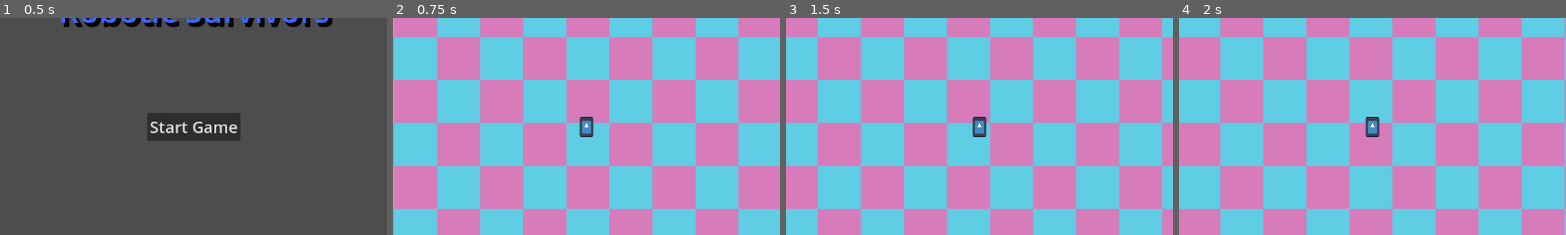
Above: before the commit, frames 1-4 (left to right).
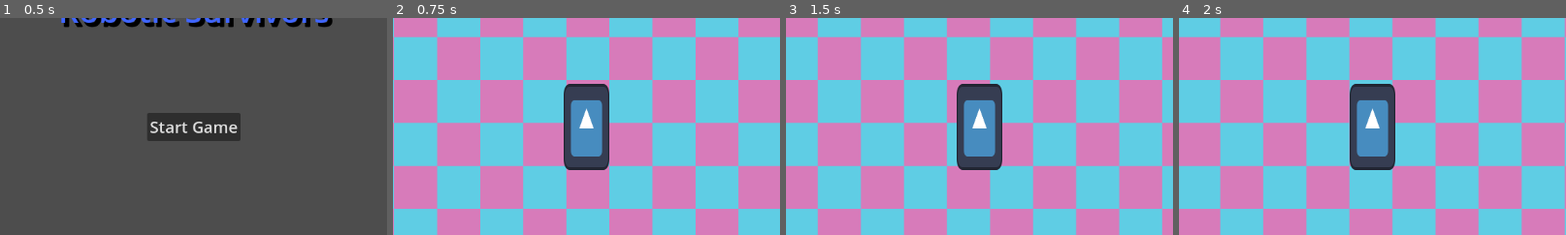
Above: after the commit, the same moments.

Repository: TeroOinonen/Robotic-Survivors
Game: Godot game, scene res://Scenes/UI/main_menu_ui.tscn
Same seed, same stepped clock (60 frames per second), same inputs: the game is played once before the commit and once after it. The engine's default icon, where the game draws it, is replaced by a stand-in: a white triangle on a blue panel in a dark square.
Inputs (mouse positions are % of the whole screen's width and height, from its top left):
- Up to frame 1 (0.5 s): no input
- Up to frame 2 (0.75 s): click "Start Game" at 0.5 s
- Up to frame 3 (1.5 s): tap Enter at 1.25 s; move the mouse to (72, 45) at 1.27 s; press the mouse at (72, 45) at 1.28 s; hold D (right) from 1.28 s (still down)
- Up to frame 4 (2 s): keep holding D (right)
The pictures show only the part of the screen within x 25-75%, y 25-75%; the shares and areas given below are measured in that part.

Frame 1 is identical in both runs. In frame 2, 4.6% of the frame differs, in the area x 44-56%, y 30-71%; in frame 3, 4.6%; in frame 4, 4.6%.

Commit message:
Initial enemy scene and control tower scene

Diff:
--- /dev/null
+++ b/Scenes/Entities/control_tower.tscn
@@ -0,0 +1,29 @@
+[gd_scene load_steps=4 format=3 uid="uid://ha4o7sbko1bc"]
+
+[ext_resource type="Texture2D" uid="uid://dhgixy7nns5xo" path="res://icon.svg" id="1_thdj4"]
+
+[sub_resource type="SpriteFrames" id="SpriteFrames_b2tov"]
+animations = [{
+"frames": [{
+"duration": 1.0,
+"texture": ExtResource("1_thdj4")
+}],
+"loop": true,
+"name": &"default",
+"speed": 5.0
+}]
+
+[sub_resource type="CircleShape2D" id="CircleShape2D_wdmi6"]
+radius = 64.0078
+
+[node name="ControlTower" type="Area2D"]
+y_sort_enabled = true
+collision_layer = 4
+collision_mask = 3
+
+[node name="AnimatedSprite2D" type="AnimatedSprite2D" parent="."]
+sprite_frames = SubResource("SpriteFrames_b2tov")
+autoplay = "default"
+
+[node name="CollisionShape2D" type="CollisionShape2D" parent="."]
+shape = SubResource("CircleShape2D_wdmi6")
--- /dev/null
+++ b/Scenes/Entities/enemy.tscn
@@ -0,0 +1,33 @@
+[gd_scene load_steps=5 format=3 uid="uid://bkiwkbee1keai"]
+
+[ext_resource type="Script" path="res://Scripts/enemy.gd" id="1_hppde"]
+[ext_resource type="Texture2D" uid="uid://dhgixy7nns5xo" path="res://icon.svg" id="1_lev15"]
+
+[sub_resource type="SpriteFrames" id="SpriteFrames_uylb0"]
+animations = [{
+"frames": [{
+"duration": 1.0,
+"texture": ExtResource("1_lev15")
+}],
+"loop": false,
+"name": &"default",
+"speed": 5.0
+}]
+
+[sub_resource type="CapsuleShape2D" id="CapsuleShape2D_r8f8c"]
+radius = 39.0
+height = 122.0
+
+[node name="Enemy" type="Area2D"]
+light_mask = 2
+visibility_layer = 2
+y_sort_enabled = true
+script = ExtResource("1_hppde")
+
+[node name="AnimatedSprite2D" type="AnimatedSprite2D" parent="."]
+scale = Vector2(0.609375, 0.953125)
+sprite_frames = SubResource("SpriteFrames_uylb0")
+autoplay = "default"
+
+[node name="CollisionShape2D" type="CollisionShape2D" parent="."]
+shape = SubResource("CapsuleShape2D_r8f8c")
--- a/Scenes/Entities/player.tscn
+++ b/Scenes/Entities/player.tscn
@@ -15,12 +15,18 @@
 }]
 
 [sub_resource type="CapsuleShape2D" id="CapsuleShape2D_2eslo"]
+radius = 33.0
+height = 128.0
 
 [node name="Player" type="CharacterBody2D"]
+light_mask = 2
+visibility_layer = 2
+y_sort_enabled = true
+collision_mask = 6
 script = ExtResource("1_kb8ds")
 
 [node name="AnimatedSprite2D" type="AnimatedSprite2D" parent="."]
-scale = Vector2(0.155, 0.234375)
+scale = Vector2(0.53125, 1)
 sprite_frames = SubResource("SpriteFrames_2qtun")
 autoplay = "default"
 
--- a/Scenes/game_view.tscn
+++ b/Scenes/game_view.tscn
@@ -1,8 +1,9 @@
-[gd_scene load_steps=4 format=3 uid="uid://n1mfulcmk3uh"]
+[gd_scene load_steps=5 format=3 uid="uid://n1mfulcmk3uh"]
 
 [ext_resource type="Script" path="res://Scenes/game_view.gd" id="1_oxny4"]
 [ext_resource type="PackedScene" uid="uid://cdhri236uuiq5" path="res://Scenes/Entities/player.tscn" id="2_7gkqo"]
 [ext_resource type="PackedScene" uid="uid://ccxds0ty1ux3t" path="res://Scenes/level_background.tscn" id="2_vf0l8"]
+[ext_resource type="PackedScene" uid="uid://ha4o7sbko1bc" path="res://Scenes/Entities/control_tower.tscn" id="4_wskkn"]
 
 [node name="GameView" type="Node2D"]
 script = ExtResource("1_oxny4")
@@ -11,3 +12,6 @@
 
 [node name="Player" parent="." instance=ExtResource("2_7gkqo")]
 position = Vector2(623, 389)
+
+[node name="ControlTower" parent="." instance=ExtResource("4_wskkn")]
+position = Vector2(772, 898)
--- /dev/null
+++ b/Scripts/enemy.gd
@@ -0,0 +1,18 @@
+extends Area2D
+
+const move_speed: float = 40
+
+var target_location: Vector2
+
+# Called when the node enters the scene tree for the first time.
+func _ready() -> void:
+	pass # Replace with function body.
+
+
+# Called every frame. 'delta' is the elapsed time since the previous frame.
+func _process(delta: float) -> void:
+	var direction = target_location - global_position
+
+	direction = direction.normalized()
+
+	global_position += direction * move_speed * delta
--- a/project.godot
+++ b/project.godot
@@ -47,3 +47,12 @@
 "events": [Object(InputEventKey,"resource_local_to_scene":false,"resource_name":"","device":-1,"window_id":0,"alt_pressed":false,"shift_pressed":false,"ctrl_pressed":false,"meta_pressed":false,"pressed":false,"keycode":0,"physical_keycode":69,"key_label":0,"unicode":101,"echo":false,"script":null)
 ]
 }
+
+[layer_names]
+
+2d_render/layer_1="ground"
+2d_render/layer_2="entity"
+2d_render/layer_3="foreground"
+2d_physics/layer_1="player"
+2d_physics/layer_2="enemy"
+2d_physics/layer_3="structure"
